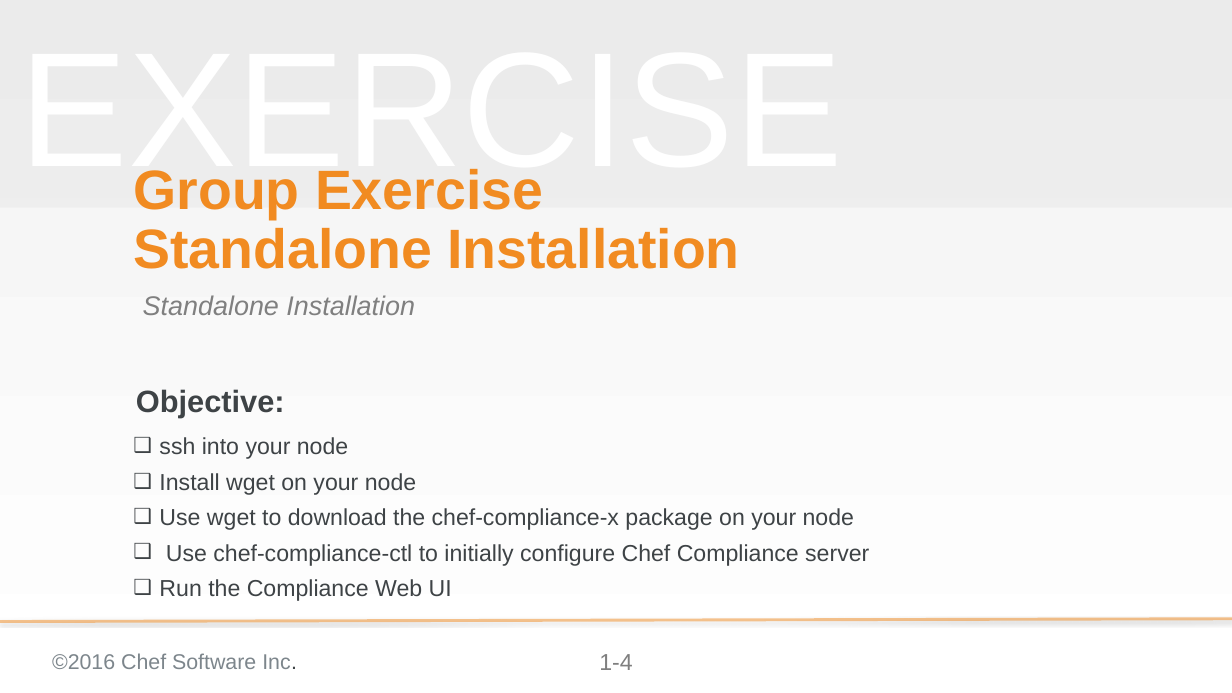
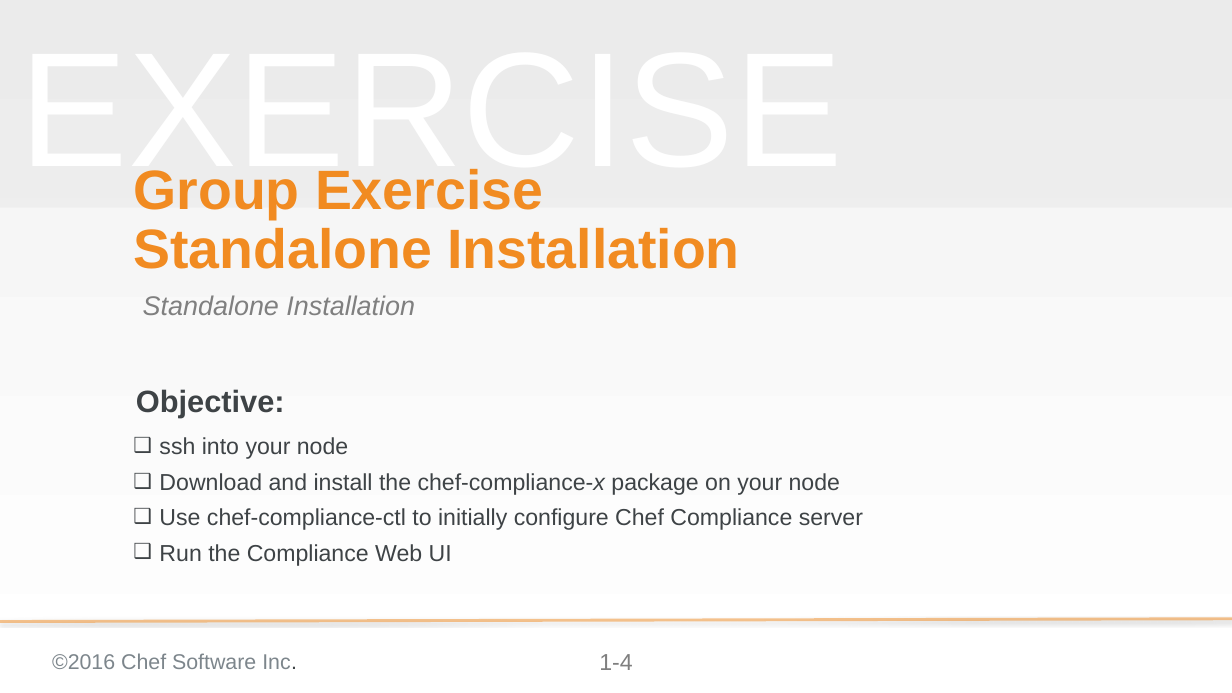
Before and after one commit to bchamby/chef-compliance-installation-configuration-operation, a slide deck: slide 4 of 02-Install.pptx. Drawn at 1232x693 pixels with LibreOffice and Linux fonts; fonts in the diff are those of the drawing; background and template pictures are left out. Boxes give left, top, right and bottom in pixels: in the first picture for what was removed or moved away, otherwise in the second. Text is boxed around its words. In the diff, an @@ line names an element or a change of style, - is before the commit and + after.

Commit message:
Reworked install exercise to not use wget

```diff
--- a/02-Install.pptx
+++ b/02-Install.pptx
@@ text at [159, 473, 840, 495]: text changed @@
-❑ Install wget on your node
-❑ Use wget to download the chef-compliance-x package on your node
+❑ Download and install the chef-compliance-x package on your node
```
Also in this commit, not shown: 3 other slides changed, 1 slide added, 6 slides removed.
